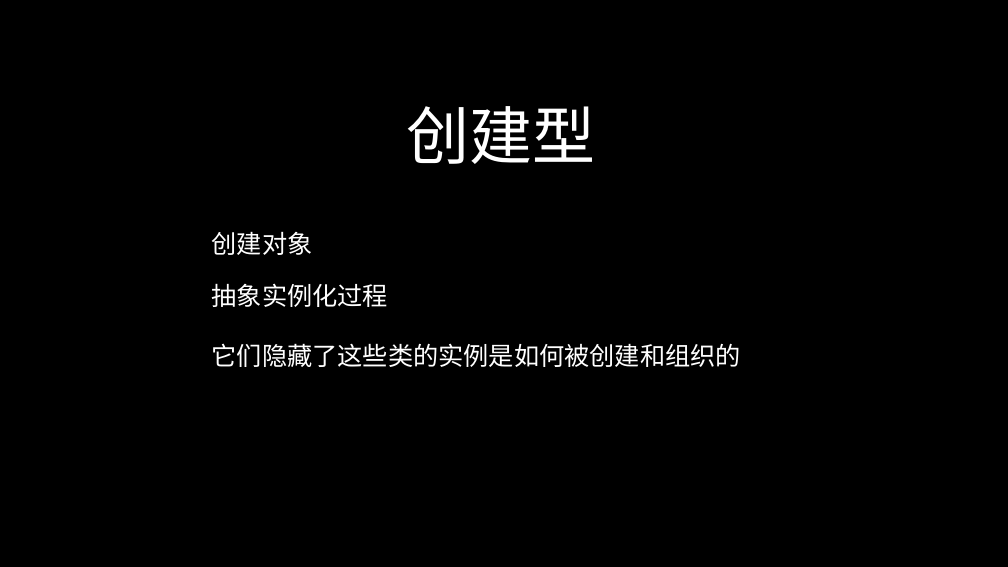
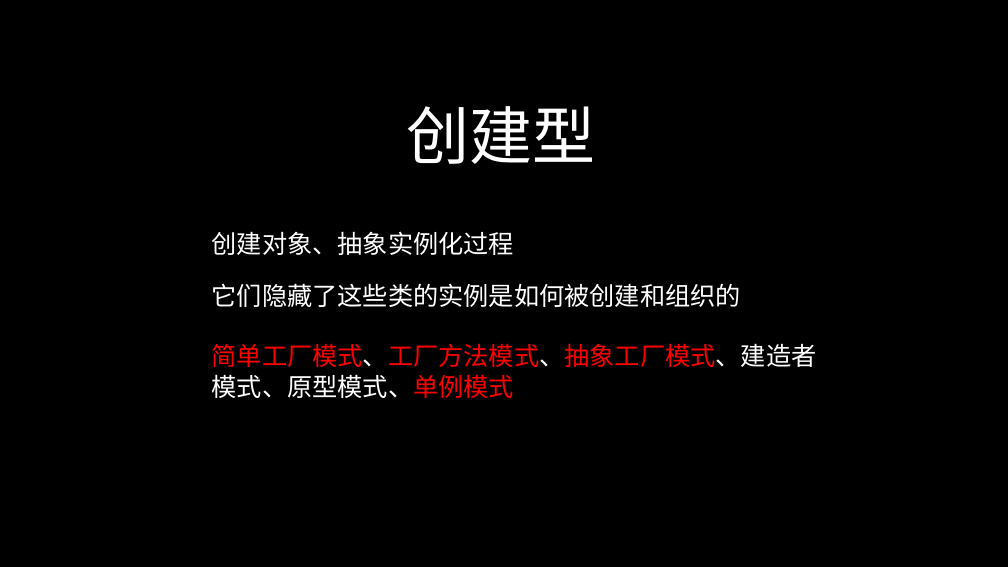
Before and after one commit to 643364103/design, a slide deck: slide 2 of designpattern/ppt/设计模式（四）.pptx. Drawn at 1008x567 pixels with LibreOffice and Linux fonts; fonts in the diff are those of the drawing. Boxes give left, top, right and bottom in pixels: in the first picture for what was removed or moved away, otherwise in the second. Text is boxed around its words. In the diff, an @@ line names an element or a change of style, - is before the commit and + after.

```diff
--- a/designpattern/ppt/设计模式（四）.pptx
+++ b/designpattern/ppt/设计模式（四）.pptx
@@ text at (212,231,514,255): text changed @@
-创建对象
+创建对象、抽象实例化过程
@@ text "它们隐藏了这些类的实例是如何被创建和组织的": place and size @@
-text "它们隐藏了这些类的实例是如何被创建和组织的" at (212,343,741,367)
+text "它们隐藏了这些类的实例是如何被创建和组织的" at (212,283,741,307)
@@ text removed at (212,283,388,307) @@
-抽象实例化过程
@@ text added at (212,343,817,398), 24 pt, text #FF0000 @@
+简单工厂模式、工厂方法模式、抽象工厂模式、建造者模式、原型模式、单例模式
```
Also in this commit, not shown: 1 other slide changed, 2 slides added, 3 slides removed, 2 other files.
